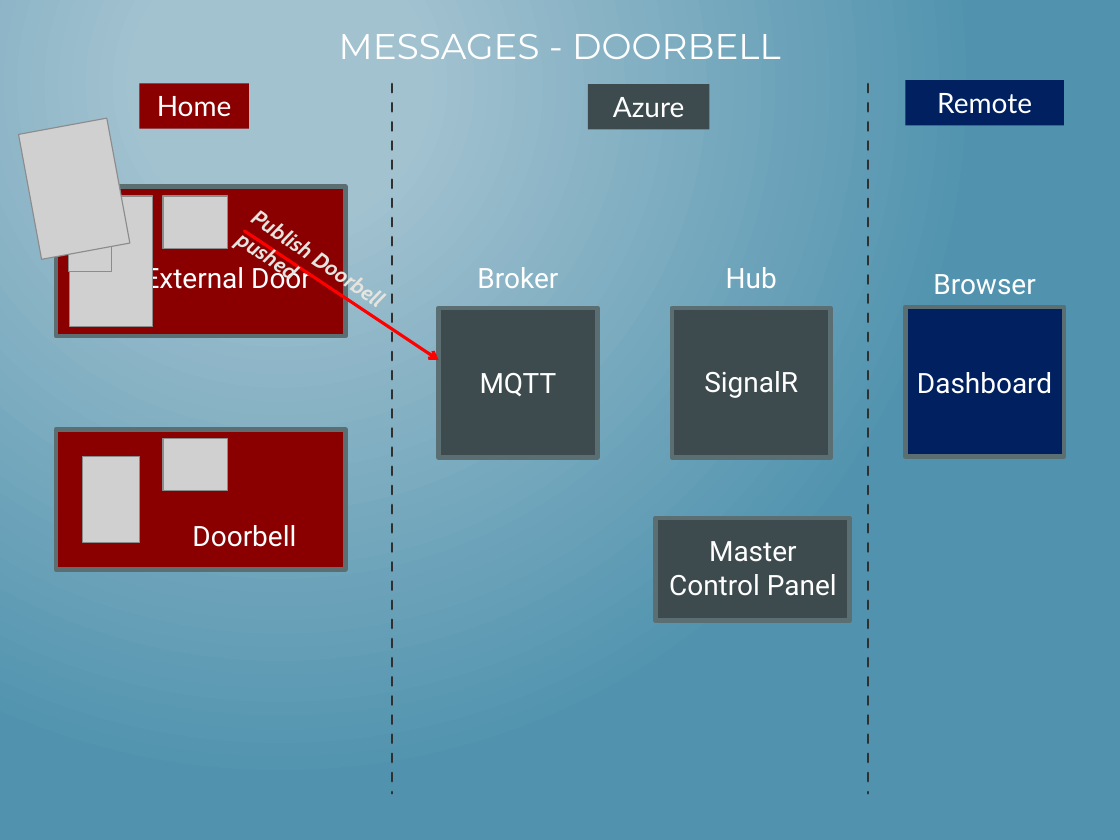
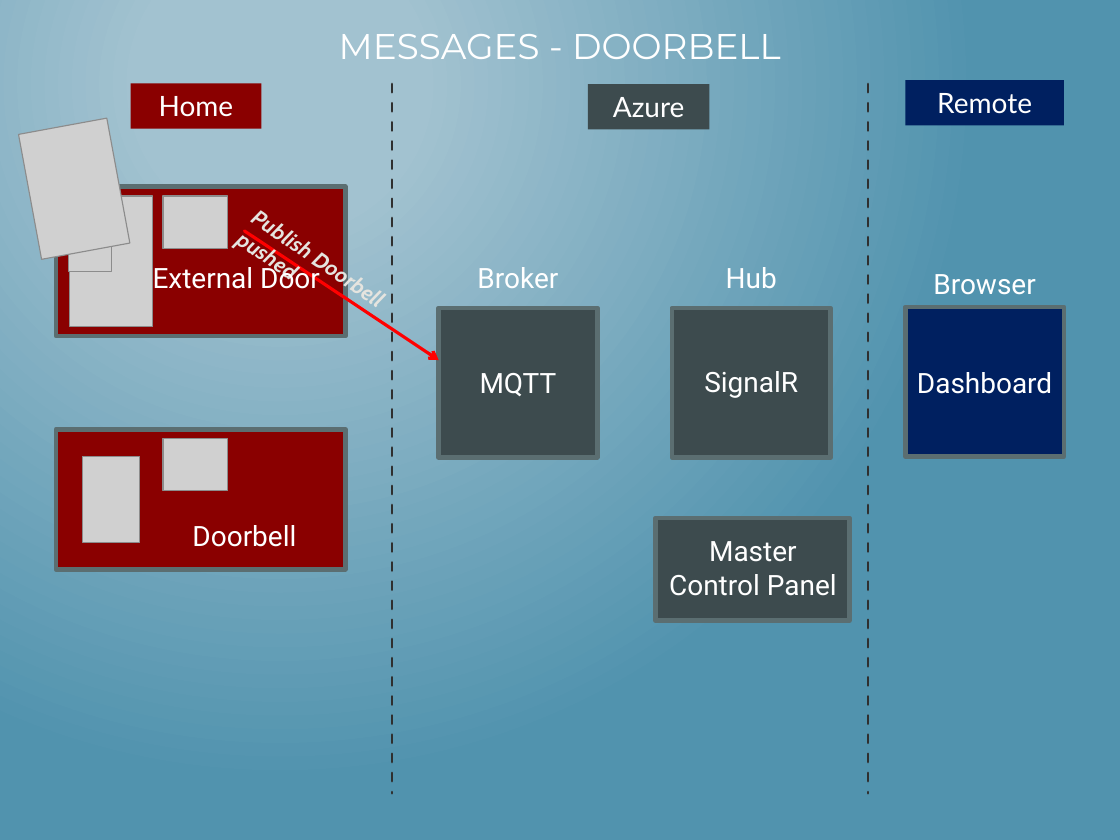
Before and after one commit to mlinnen/CloudHomeSecurity, a slide deck: slide 12 of docs/HacknightPowerPoint.pptx. Drawn at 1120x840 pixels with LibreOffice and Linux fonts; fonts in the diff are those of the drawing; grey boxes stand for pictures. Boxes give left, top, right and bottom in pixels: in the first picture for what was removed or moved away, otherwise in the second. Text is boxed around its words. In the diff, an @@ line names an element or a change of style, - is before the commit and + after.

```diff
--- a/docs/HacknightPowerPoint.pptx
+++ b/docs/HacknightPowerPoint.pptx
@@ rectangle "Home": place and size @@
-rectangle "Home" at [139,84,249,129]
+rectangle "Home" at [131,84,262,129]
@@ text "External Door" rewrapped from [144,262,311,295] to [153,262,320,289] @@
```
Also in this commit, not shown: 15 other slides changed, 6 slides added.
